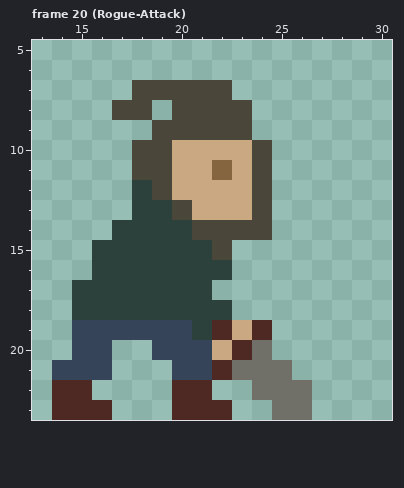
Pixel-art file -- assets/asesprite/characters.aseprite. The picture above is the old version.
32x24 pixels, 21 frames. Shown: frame 20 (Rogue-Attack): x 13..30, y 5..23. The commit also changed other frames, which this record leaves out.
Now the later version:
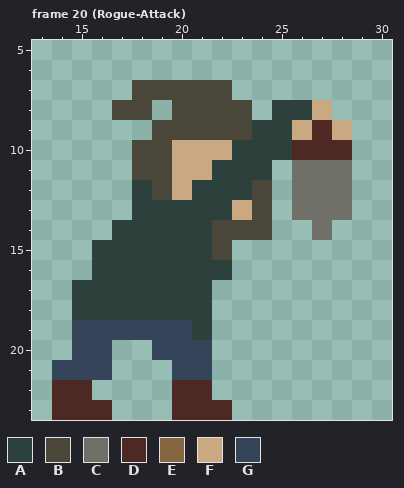
Palette (. is transparent): A #2c403c  B #4a473a  C #707068  D #4e2823  E #856440  F #caa982  G #36445a
Change:
--- frame 20 (Rogue-Attack), layers "Layer 3", "Layer 2"
@@ x 13..30 @@
  7 .....BBBBB........
- 8 ....BB.BBBB.......
- 9 ......BBBBB.......
-10 .....BBFFFFB......
-11 .....BBFFEFB......
-12 .....ABFFFFB......
-13 .....AABFFFB......
-14 ....AAAABBBB......
+ 8 ....BB.BBBB.AAF...
+ 9 ......BBBBBAAFDF..
+10 .....BBFFFAAADDD..
+11 .....BBFFAAA.CCC..
+12 .....ABFAAAB.CCC..
+13 .....AAAAAFB.CCC..
+14 ....AAAAABBB..C...
 15 ...AAAAAAB........
@@ x 20..28 @@
 17 AA.......
-18 AAA......
-19 GADFD....
-20 GGFDC....
-21 GGDCCC...
-22 DD..CCC..
-23 DDD..CC..
+18 AA.......
+19 GA.......
+20 GG.......
+21 GG.......
+22 DD.......
+23 DDD......
Boxes around the changes in both pictures, in picture pixels (x1, y1, x2, y2):
changed: (172, 100, 352, 420)
